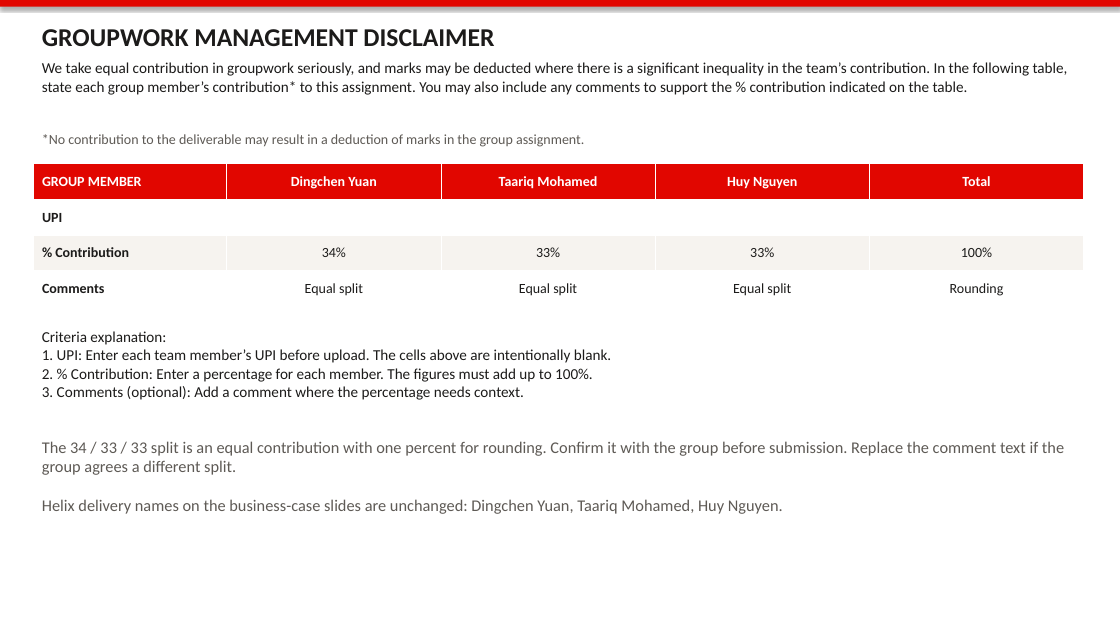
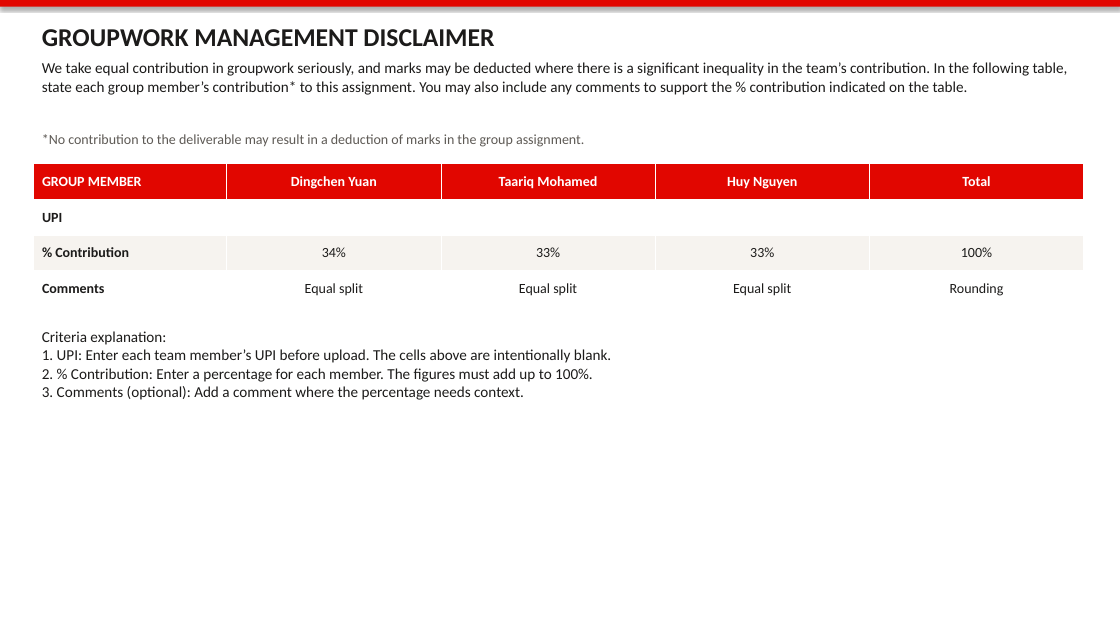
Before and after one commit to Dingchen-Yuan/A3, a slide deck: slide 13 of INFOSYS704 A3/pitch/Kmart-Delivery-Assist-Lab12.pptx (slide 10 before the commit). Drawn at 1120x630 pixels with LibreOffice and Linux fonts; fonts in the diff are those of the drawing. Boxes give left, top, right and bottom in pixels: in the first picture for what was removed or moved away, otherwise in the second. Text is boxed around its words. In the diff, an @@ line names an element or a change of style, - is before the commit and + after.

```diff
--- a/INFOSYS704 A3/pitch/Kmart-Delivery-Assist-Lab12.pptx
+++ b/INFOSYS704 A3/pitch/Kmart-Delivery-Assist-Lab12.pptx
@@ text removed at (x1=42, y1=441, x2=1064, y2=514) @@
-The 34 / 33 / 33 split is an equal contribution with one percent for rounding. Confirm it with the group before submission. Replace the comment text if the group agrees a different split.
-Helix delivery names on the business-case slides are unchanged: Dingchen Yuan, Taariq Mohamed, Huy Nguyen.
```
Also in this commit, not shown: 7 other slides changed, 3 slides added, 1 other file.
